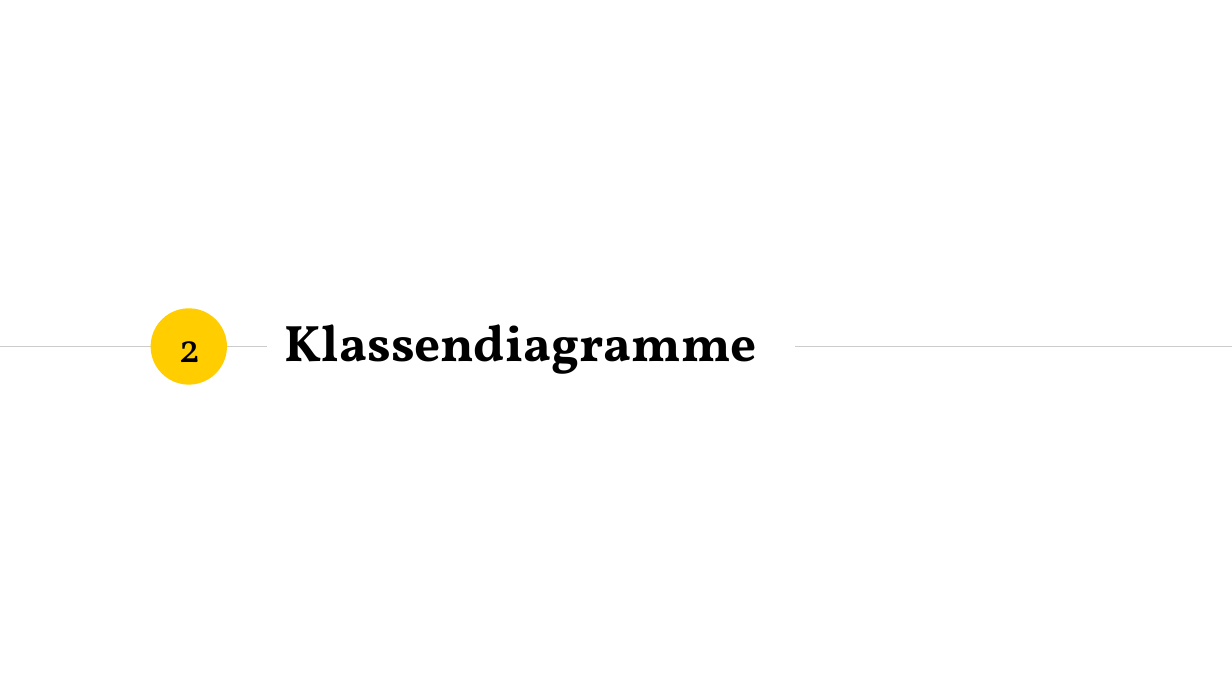
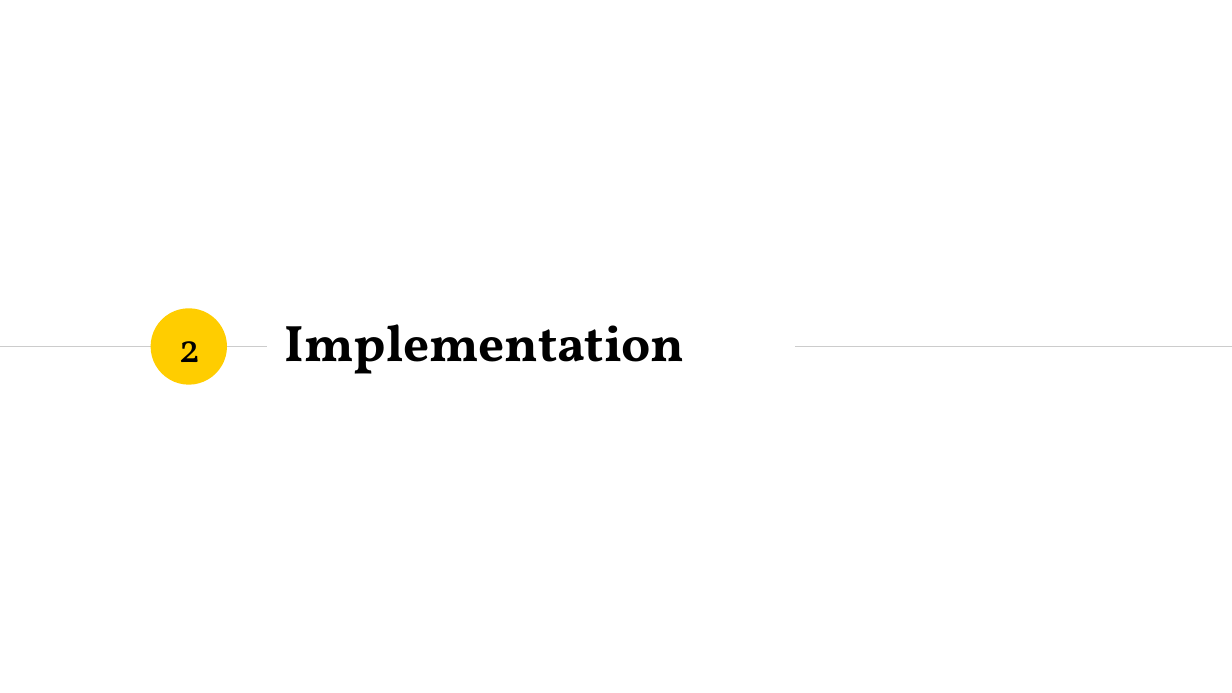
Before and after one commit to marcelherd/OOT-Projekt, a slide deck: slide 8 of Design/Milestone-Presentation.pptx. Drawn at 1232x693 pixels with LibreOffice and Linux fonts; fonts in the diff are those of the drawing. Boxes give left, top, right and bottom in pixels: in the first picture for what was removed or moved away, otherwise in the second. Text is boxed around its words. In the diff, an @@ line names an element or a change of style, - is before the commit and + after.

```diff
--- a/Design/Milestone-Presentation.pptx
+++ b/Design/Milestone-Presentation.pptx
@@ title at bbox=[285, 324, 685, 374]: text changed @@
-Klassendiagramme
+Implementation
```
Also in this commit, not shown: 2 other slides changed, 2 slides added, 1 other file.
